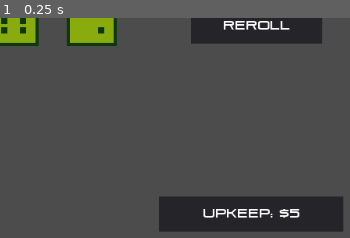
Above: before the commit, frame 1.
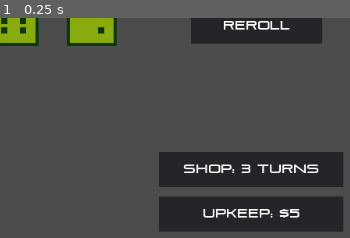
Above: after the commit, the same moment.

Repository: dexdexdex/house_wins
Game: Godot game, scene res://main.tscn
Two runs of this game, one before a commit and one after it. Both use one fixed random seed, a clock stepped at 60 frames per second and the inputs below.
Inputs:
- Up to frame 1 (0.25 s): no input
The pictures show only the part of the screen within x 50-100%, y 50-100%; the shares and areas given below are measured in that part.

The runs differ from the first frame. In frame 1, 8.2% of the frame differs, in the area x 45-98%, y 60-77%.

Commit message:
Implements the beginning of the shop

Diff:
--- a/main.gd
+++ b/main.gd
@@ -7,6 +7,8 @@
 
 export(PackedScene) var dice
 export(PackedScene) var cash_in
+export(PackedScene) var shop
+
 
 # dice position index is current position of your cursor, goes from 1-6
 var dice_position_index = 0
@@ -30,10 +32,16 @@
 
 var rng = RandomNumberGenerator.new()
 
+var turns_until_shop = 3
+var in_shop = false
+
+var shop_instance
+
 func reroll_dice():
 	for i in 6:
 		if(dice_array[i].is_held == false):
 			dice_array[i].roll_dice()
+
 
 func handle_cash_in_hover():
 	for i in 4:
@@ -108,65 +116,84 @@
 
 	handle_dice_hover()
 
+	shop_instance = shop.instance()
+	add_child(shop_instance)
+
 	pass # Replace with function body.
 
 
 # Called every frame. 'delta' is the elapsed time since the previous frame.
 func _process(delta):
 
-	if(Input.is_action_pressed("ui_right") and input_ok == true):
-		if(dice_select_mode == true and dice_position_index < 6):
-			dice_position_index += 1
+	# if shop is active we need to handle all the shop inputs instead of the inputs here
+	if(in_shop == false):
+		if(Input.is_action_pressed("ui_right") and input_ok == true):
+			if(dice_select_mode == true and dice_position_index < 6):
+				dice_position_index += 1
+				handle_dice_hover()
+			elif(cash_in_mode == true and cash_in_index < 3):
+				cash_in_index += 1
+				handle_cash_in_hover()
+
+			input_ok = false
+
+		if(Input.is_action_pressed("ui_left") and input_ok == true):
+			if(dice_select_mode == true and dice_position_index > 0):
+				dice_position_index -= 1
+				handle_dice_hover()
+			elif(cash_in_mode == true and cash_in_index > 0):
+				cash_in_index -= 1
+				handle_cash_in_hover()
+
+			input_ok = false
+
+		if(Input.is_action_pressed("ui_up") and input_ok == true):
+			cash_in_mode = true
+			dice_select_mode = false
 			handle_dice_hover()
-		elif(cash_in_mode == true and cash_in_index < 3):
-			cash_in_index += 1
 			handle_cash_in_hover()
 
-		input_ok = false
+			input_ok = false
 
-	if(Input.is_action_pressed("ui_left") and input_ok == true):
-		if(dice_select_mode == true and dice_position_index > 0):
-			dice_position_index -= 1
+		if(Input.is_action_pressed("ui_down") and input_ok == true):
+			cash_in_mode = false
+			dice_select_mode = true
+			dice_position_index = 0
 			handle_dice_hover()
-		elif(cash_in_mode == true and cash_in_index > 0):
-			cash_in_index -= 1
 			handle_cash_in_hover()
 
-		input_ok = false
 
-	if(Input.is_action_pressed("ui_up") and input_ok == true):
-		cash_in_mode = true
-		dice_select_mode = false
-		handle_dice_hover()
-		handle_cash_in_hover()
-
-		input_ok = false
-
-	if(Input.is_action_pressed("ui_down") and input_ok == true):
-		cash_in_mode = false
-		dice_select_mode = true
-		dice_position_index = 0
-		handle_dice_hover()
-		handle_cash_in_hover()
+			input_ok = false
 
 
-		input_ok = false
+		if(Input.is_action_pressed("ui_accept") and input_ok == true):
+			input_ok = false
+			if(dice_position_index < 6):
+				dice_array[dice_position_index].toggle()
+			elif(turns_until_shop == 0):
+				# show shop!
+				print('we are gonna show some shoping stuff here')
+				in_shop = true
+				shop_instance.visible = true
+				shop_instance.shop_index = 0
+				shop_instance.handle_hover_highlight()
+				shop_instance.start_timer()
+				turns_until_shop = 3
+			else:
+				# do reroll!
+				reroll_dice()
+				turns_until_shop -= 1
+				upkeep = upkeep * 1.25
+				current_funds -= upkeep
+				$upkeep_panel/upkeep_text.set_text(str("UPKEEP: $", int(upkeep)))
+				$cash_panel/cash_text.set_text(str("FUNDS: $", int(current_funds)))
+				if(turns_until_shop == 0):
+					$shop_timer/shop_timer_label.set_text(str("SHOP: NEXT TURN!"))
+				else:
+					$shop_timer/shop_timer_label.set_text(str("SHOP: ", turns_until_shop, " TURNS"))
+				pass
 
-
-	if(Input.is_action_pressed("ui_accept") and input_ok == true):
-		input_ok = false
-		if(dice_position_index < 6):
-			dice_array[dice_position_index].toggle()
-		else:
-			# do reroll!
-			reroll_dice()
-			upkeep = upkeep * 1.25
-			current_funds -= upkeep
-			$upkeep_panel/upkeep_text.set_text(str("UPKEEP: $", int(upkeep)))
-			$cash_panel/cash_text.set_text(str("FUNDS: $", int(current_funds)))
-			pass
-
-	if(!(Input.is_action_pressed("ui_right")) and !(Input.is_action_pressed("ui_left")) and !(Input.is_action_pressed("ui_accept"))):
-		input_ok = true
+		if(!(Input.is_action_pressed("ui_right")) and !(Input.is_action_pressed("ui_left")) and !(Input.is_action_pressed("ui_accept"))):
+			input_ok = true
 
 	pass
--- a/main.tscn
+++ b/main.tscn
@@ -1,9 +1,10 @@
-[gd_scene load_steps=6 format=2]
+[gd_scene load_steps=7 format=2]
 
 [ext_resource path="res://main.gd" type="Script" id=1]
 [ext_resource path="res://dice.tscn" type="PackedScene" id=2]
 [ext_resource path="res://cash_in.tscn" type="PackedScene" id=3]
 [ext_resource path="res://pirulen.ttf" type="DynamicFontData" id=4]
+[ext_resource path="res://shop.tscn" type="PackedScene" id=5]
 
 [sub_resource type="DynamicFont" id=1]
 font_data = ExtResource( 4 )
@@ -12,6 +13,7 @@
 script = ExtResource( 1 )
 dice = ExtResource( 2 )
 cash_in = ExtResource( 3 )
+shop = ExtResource( 5 )
 
 [node name="reroll_button" type="Panel" parent="."]
 margin_left = 727.0
@@ -73,3 +75,23 @@
 text = "UPKEEP: $5"
 align = 1
 valign = 1
+
+[node name="shop_timer" type="Panel" parent="."]
+margin_left = 686.0
+margin_top = 468.0
+margin_right = 922.0
+margin_bottom = 513.0
+__meta__ = {
+"_edit_use_anchors_": false
+}
+
+[node name="shop_timer_label" type="Label" parent="shop_timer"]
+anchor_right = 1.0
+anchor_bottom = 1.0
+custom_fonts/font = SubResource( 1 )
+text = "SHOP: 3 TURNS"
+align = 1
+valign = 1
+__meta__ = {
+"_edit_use_anchors_": false
+}
--- /dev/null
+++ b/shop.gd
@@ -0,0 +1,90 @@
+extends Node2D
+
+
+# Declare member variables here. Examples:
+# var a = 2
+# var b = "text"
+
+
+var shop_index = 0
+var input_ok = true
+
+var main_node
+# this is some weird timing thing because both main node and shop node want to press enter so we wait .3 second
+var can_select_shop = false
+
+# Called when the node enters the scene tree for the first time.
+func _ready():
+	$shop_panel/option_1.visible = false
+	$shop_panel/option_1_selected.visible = false
+	$shop_panel/option_2.visible = false
+	$shop_panel/option_2_selected.visible = false
+	$shop_panel/option_3.visible = false
+	$shop_panel/option_3_selected.visible = false
+
+	main_node = get_node("/root/main")
+
+	handle_hover_highlight()
+	pass # Replace with function body.
+
+func handle_hover_highlight():
+
+	if(shop_index == 0):
+		$shop_panel/option_1.visible = false
+		$shop_panel/option_1_selected.visible = true
+		$shop_panel/option_2.visible = true
+		$shop_panel/option_2_selected.visible = false
+		$shop_panel/option_3.visible = true
+		$shop_panel/option_3_selected.visible = false
+
+	if(shop_index == 1):
+		$shop_panel/option_1.visible = true
+		$shop_panel/option_1_selected.visible = false
+		$shop_panel/option_2.visible = false
+		$shop_panel/option_2_selected.visible = true
+		$shop_panel/option_3.visible = true
+		$shop_panel/option_3_selected.visible = false
+
+	if(shop_index == 2):
+		$shop_panel/option_1.visible = true
+		$shop_panel/option_1_selected.visible = false
+		$shop_panel/option_2.visible = true
+		$shop_panel/option_2_selected.visible = false
+		$shop_panel/option_3.visible = false
+		$shop_panel/option_3_selected.visible = true
+
+# Called every frame. 'delta' is the elapsed time since the previous frame.
+
+func _process(delta):
+
+	if(Input.is_action_pressed("ui_right") and input_ok == true):
+		if(shop_index < 3):
+			shop_index += 1
+			handle_hover_highlight()
+
+		input_ok = false
+
+	if(Input.is_action_pressed("ui_left") and input_ok == true):
+		if(shop_index > 0):
+			shop_index -= 1
+			handle_hover_highlight()
+
+		input_ok = false
+
+	if(Input.is_action_pressed("ui_accept") and input_ok == true and can_select_shop == true):
+		main_node.in_shop = false
+		can_select_shop = false
+		print('selected ', shop_index, ' for purchase!')
+		self.visible = false
+		input_ok = false
+
+	if(!(Input.is_action_pressed("ui_right")) and !(Input.is_action_pressed("ui_left")) and !(Input.is_action_pressed("ui_accept"))):
+		input_ok = true
+
+func start_timer():
+	$ready_timer.start()
+
+
+func _on_ready_timer_timeout():
+	can_select_shop = true
+	pass # Replace with function body.
--- /dev/null
+++ b/shop.tscn
@@ -0,0 +1,201 @@
+[gd_scene load_steps=7 format=2]
+
+[ext_resource path="res://shop.gd" type="Script" id=1]
+[ext_resource path="res://pirulen.ttf" type="DynamicFontData" id=2]
+
+[sub_resource type="StyleBoxFlat" id=1]
+bg_color = Color( 0.219608, 0.211765, 0.211765, 1 )
+
+[sub_resource type="StyleBoxFlat" id=2]
+bg_color = Color( 0.141176, 0.415686, 0.843137, 1 )
+
+[sub_resource type="DynamicFont" id=4]
+size = 22
+font_data = ExtResource( 2 )
+
+[sub_resource type="DynamicFont" id=3]
+font_data = ExtResource( 2 )
+
+[node name="shop" type="Node2D"]
+visible = false
+script = ExtResource( 1 )
+
+[node name="shop_panel" type="Panel" parent="."]
+anchor_right = 1.0
+anchor_bottom = 1.0
+margin_left = 66.0
+margin_top = 29.0
+margin_right = 958.0
+margin_bottom = 438.0
+custom_styles/panel = SubResource( 1 )
+__meta__ = {
+"_edit_use_anchors_": false
+}
+
+[node name="option_1" type="Panel" parent="shop_panel"]
+margin_left = 57.0
+margin_top = 135.0
+margin_right = 289.0
+margin_bottom = 296.0
+__meta__ = {
+"_edit_use_anchors_": false
+}
+
+[node name="option_2" type="Panel" parent="shop_panel"]
+margin_left = 329.0
+margin_top = 135.0
+margin_right = 561.0
+margin_bottom = 296.0
+__meta__ = {
+"_edit_use_anchors_": false
+}
+
+[node name="option_3" type="Panel" parent="shop_panel"]
+margin_left = 600.0
+margin_top = 135.0
+margin_right = 832.0
+margin_bottom = 296.0
+__meta__ = {
+"_edit_use_anchors_": false
+}
+
+[node name="option_1_selected" type="Panel" parent="shop_panel"]
+margin_left = 57.0
+margin_top = 135.0
+margin_right = 289.0
+margin_bottom = 296.0
+custom_styles/panel = SubResource( 2 )
+__meta__ = {
+"_edit_use_anchors_": false
+}
+
+[node name="option_2_selected" type="Panel" parent="shop_panel"]
+margin_left = 329.0
+margin_top = 135.0
+margin_right = 561.0
+margin_bottom = 296.0
+custom_styles/panel = SubResource( 2 )
+__meta__ = {
+"_edit_use_anchors_": false
+}
+
+[node name="option_3_selected" type="Panel" parent="shop_panel"]
+margin_left = 600.0
+margin_top = 135.0
+margin_right = 832.0
+margin_bottom = 296.0
+custom_styles/panel = SubResource( 2 )
+__meta__ = {
+"_edit_use_anchors_": false
+}
+
+[node name="shop_label" type="Label" parent="shop_panel"]
+anchor_right = 1.0
+anchor_bottom = 1.0
+margin_left = 269.0
+margin_top = 35.0
+margin_right = -251.0
+margin_bottom = -318.0
+custom_fonts/font = SubResource( 4 )
+text = "WELCOME TO THE SHOP"
+align = 1
+valign = 1
+__meta__ = {
+"_edit_use_anchors_": false
+}
+
+[node name="option_1_label" type="Label" parent="shop_panel"]
+anchor_right = 1.0
+anchor_bottom = 1.0
+margin_left = 58.0
+margin_top = 287.0
+margin_right = -603.0
+margin_bottom = -66.0
+custom_fonts/font = SubResource( 3 )
+text = "BUFF 1"
+align = 1
+valign = 1
+__meta__ = {
+"_edit_use_anchors_": false
+}
+
+[node name="option_2_label" type="Label" parent="shop_panel"]
+anchor_right = 1.0
+anchor_bottom = 1.0
+margin_left = 328.0
+margin_top = 287.0
+margin_right = -333.0
+margin_bottom = -66.0
+custom_fonts/font = SubResource( 3 )
+text = "BUFF 2"
+align = 1
+valign = 1
+__meta__ = {
+"_edit_use_anchors_": false
+}
+
+[node name="option_3_label" type="Label" parent="shop_panel"]
+anchor_right = 1.0
+anchor_bottom = 1.0
+margin_left = 598.0
+margin_top = 287.0
+margin_right = -63.0
+margin_bottom = -66.0
+custom_fonts/font = SubResource( 3 )
+text = "BUFF 3"
+align = 1
+valign = 1
+__meta__ = {
+"_edit_use_anchors_": false
+}
+
+[node name="option_1_costs" type="Label" parent="shop_panel"]
+anchor_right = 1.0
+anchor_bottom = 1.0
+margin_left = 58.0
+margin_top = 320.0
+margin_right = -603.0
+margin_bottom = -33.0
+custom_fonts/font = SubResource( 3 )
+text = "$300"
+align = 1
+valign = 1
+__meta__ = {
+"_edit_use_anchors_": false
+}
+
+[node name="option_2_costs" type="Label" parent="shop_panel"]
+anchor_right = 1.0
+anchor_bottom = 1.0
+margin_left = 328.0
+margin_top = 320.0
+margin_right = -333.0
+margin_bottom = -33.0
+custom_fonts/font = SubResource( 3 )
+text = "$400"
+align = 1
+valign = 1
+__meta__ = {
+"_edit_use_anchors_": false
+}
+
+[node name="option_3_costs" type="Label" parent="shop_panel"]
+anchor_right = 1.0
+anchor_bottom = 1.0
+margin_left = 598.0
+margin_top = 320.0
+margin_right = -63.0
+margin_bottom = -33.0
+custom_fonts/font = SubResource( 3 )
+text = "-$500"
+align = 1
+valign = 1
+__meta__ = {
+"_edit_use_anchors_": false
+}
+
+[node name="ready_timer" type="Timer" parent="."]
+wait_time = 0.3
+one_shot = true
+
+[connection signal="timeout" from="ready_timer" to="." method="_on_ready_timer_timeout"]
